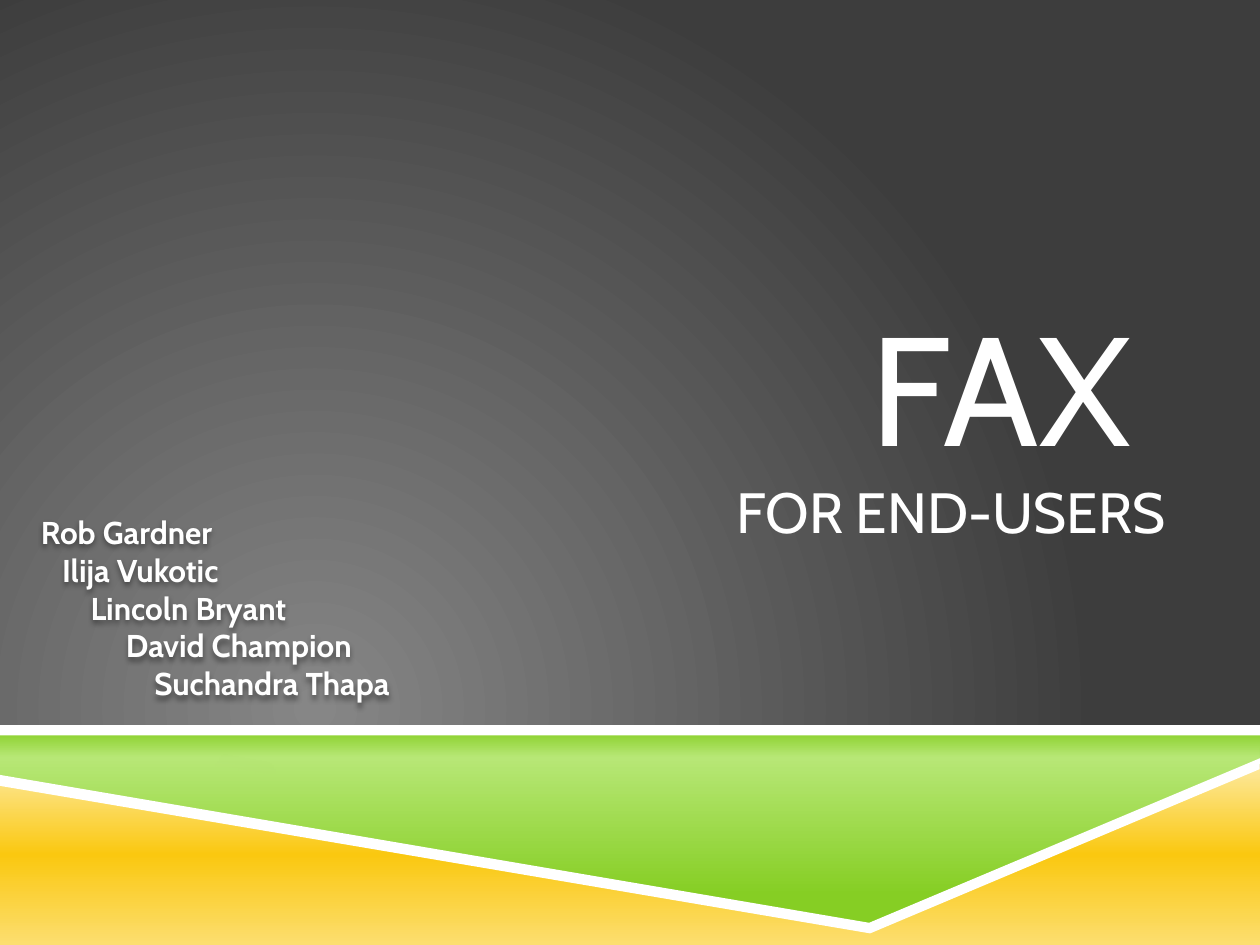
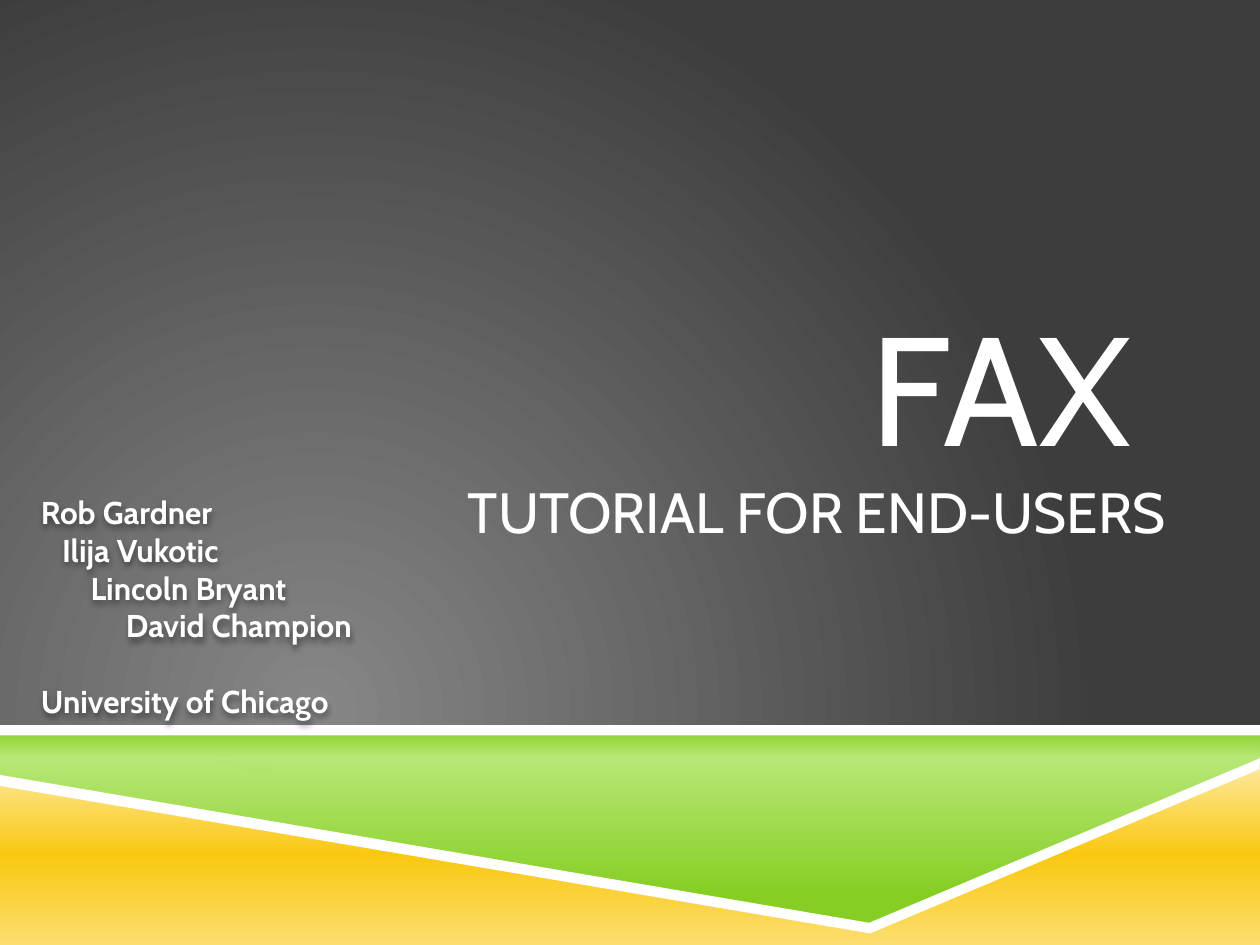
Before and after one commit to ivukotic/Tutorial, a slide deck: slide 1 of Tutorial.pptx. Drawn at 1260x945 pixels with LibreOffice and Linux fonts; fonts in the diff are those of the drawing; background and template pictures are left out. Boxes give left, top, right and bottom in pixels: in the first picture for what was removed or moved away, otherwise in the second. Text is boxed around its words. In the diff, an @@ line names an element or a change of style, - is before the commit and + after.

```diff
--- a/Tutorial.pptx
+++ b/Tutorial.pptx
@@ title at [468,338,1165,534]: text changed @@
-FAX
-FOR END-USERS
+FAX
+TUTORIAL FOR END-USERS
@@ text "Rob Gardner": place and size @@
-text "Rob Gardner" at [41,520,390,702]
+text "Rob Gardner" at [41,500,352,720]
@@ text at [41,689,328,720]: text changed @@
-Suchandra Thapa
+University of Chicago
```
Also in this commit, not shown: 15 other slides changed, 4 slides added.
